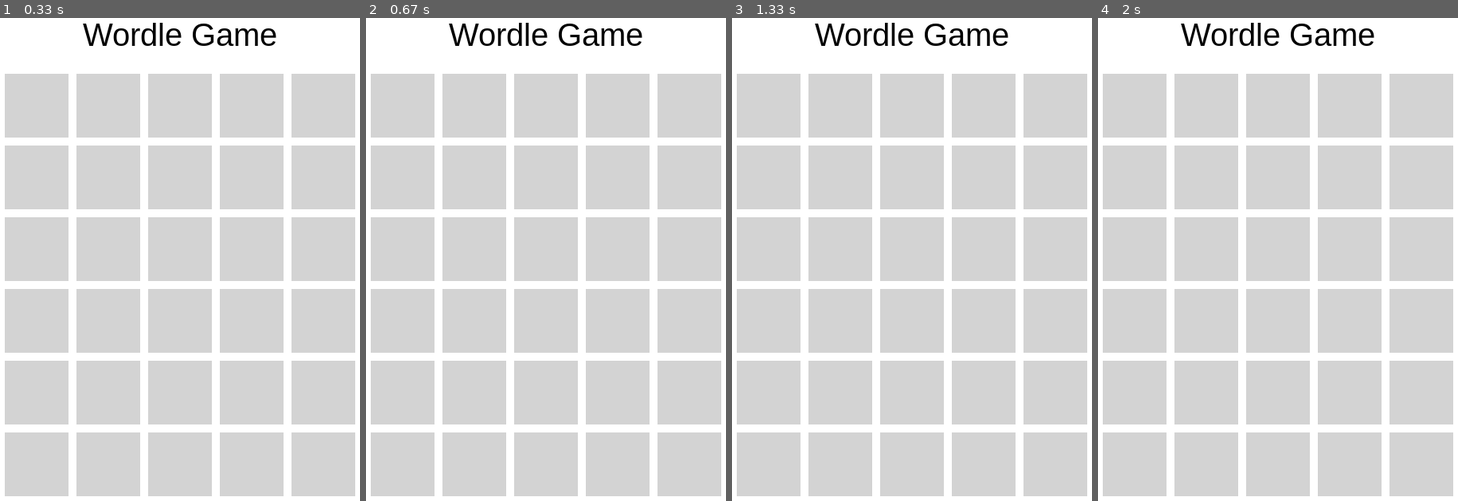
Above: before the commit, frames 1-4 (left to right).
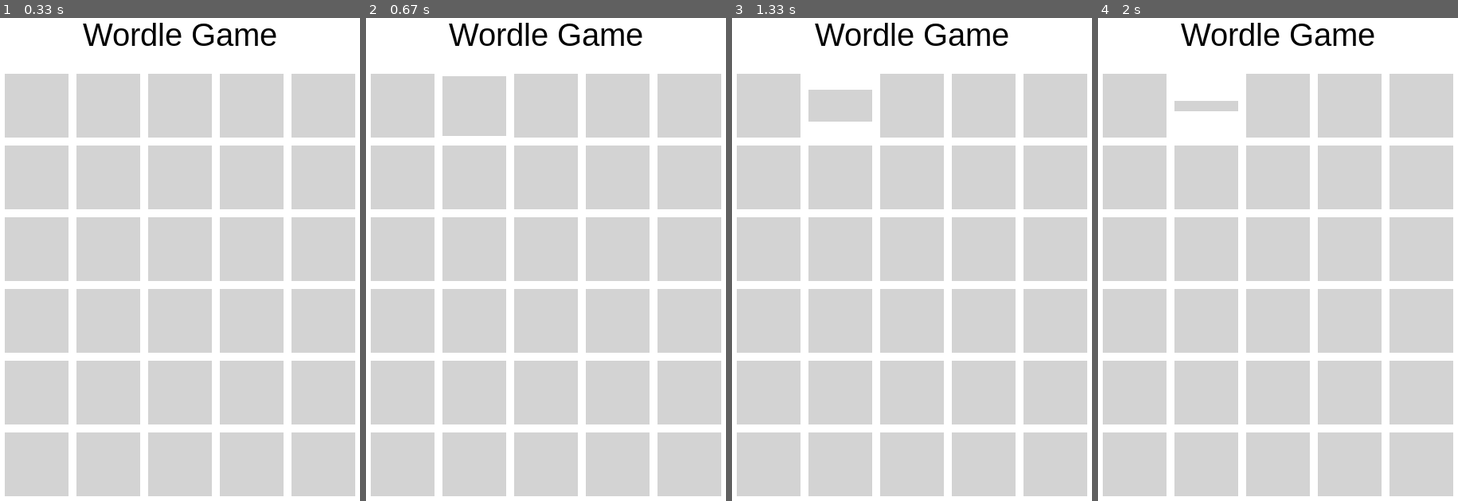
Above: after the commit, the same moments.

Repository: shelterin2006/Wordle
Game: pygame game, started from wordle.py
The game is run twice, just before and just after one commit, with the same random seed, the same clock (stepped at 60 frames per second) and the same inputs.
Inputs:
- Up to frame 1 (0.33 s): no input
- Up to frame 2 (0.67 s): tap Enter at 0.33 s
- Up to frame 3 (1.33 s): no input
- Up to frame 4 (2 s): no input

Frame 1 is identical in both runs. In frame 2, 0.1% of the frame differs, in the area x 21-39%, y 11-25%; in frame 3, 1.2%; in frame 4, 2.0%.

Commit message:
flip animation

Diff:
--- a/wordle.py
+++ b/wordle.py
@@ -1,4 +1,5 @@
 import time
+from operator import truediv
 
 import pygame
 import random
@@ -117,7 +118,7 @@
     def update(self):
         if self.is_flipping:
             # Tăng góc lật, tốc độ có thể điều chỉnh
-            self.flip_angle += 8
+            self.flip_angle += 1
             # Giai đoạn 1 kết thúc (lật được nửa đường)
             if self.flip_angle >= 90 and self.color != self.target_color:
                 self.color = self.target_color
@@ -169,13 +170,31 @@
         # Cuối cùng, "dán" kết quả (bản gốc hoặc bản đã co giãn) lên màn hình chính
         surface.blit(drawable_surface, drawable_rect)
 
+rowFip = 0
+colFlip = 10
+FlipAnimation = False
+def flip(feedbacks, current_guess, current_row, matrix):
+    global rowFip
+    global colFlip
+    global FlipAnimation
+    matrix[rowFip][colFlip].update()
+    if not matrix[rowFip][colFlip].is_flipping:
+        colFlip += 1
+        if colFlip != WORD_LENGTH:
+            matrix[rowFip][colFlip].start_flip(feedbacks[rowFip][colFlip])
+
 def draw_grid(feedbacks, current_guess, current_row, matrix):
+    global FlipAnimation
+    if colFlip == WORD_LENGTH:
+        FlipAnimation = False
     for i in range(MAX_GUESSES):
         for j in range(WORD_LENGTH):
+            if i == rowFip and j == colFlip:
+                flip(feedbacks, current_guess, i, matrix)
             color = LIGHT_GRAY
-            if(feedbacks[i][j]):
+            if feedbacks[i][j]:
                 color = feedbacks[i][j]
-            matrix[i][j].draw(screen, color);
+            matrix[i][j].draw(screen, color)
 
 def draw_message(message):
     """Hiển thị thông báo ở cuối màn hình."""
@@ -191,6 +210,9 @@
     current_guess = []
     current_row = 0
     current_column = 0
+    global rowFip
+    global colFlip
+    global FlipAnimation
     game_over = False
     message = ""
 
@@ -211,15 +233,18 @@
                 running = False
                 pygame.quit()
                 sys.exit()
-
-            if not game_over and event.type == pygame.KEYDOWN:
+            if not game_over and event.type == pygame.KEYDOWN and not FlipAnimation:
                 if event.key == pygame.K_RETURN:  # Phím Enter
+                    FlipAnimation = True
+                    rowFip = current_row
+                    colFlip = 0
                     if current_column == WORD_LENGTH:
                         guess_str = ""
                         for i in range(WORD_LENGTH):
                             guess_str += matrix[current_row][i].get_letter().lower()
                         print(guess_str, secret_word)
                         feedbacks[current_row] = get_feedback(guess_str, secret_word)
+                        matrix[rowFip][colFlip].start_flip(feedbacks[rowFip][colFlip])
 
                         if guess_str == secret_word:
                             message = f"Chính xác! Từ đó là: {secret_word.upper()}"
